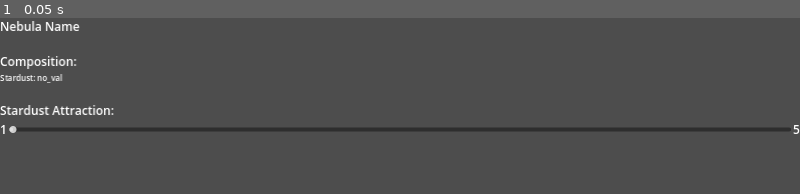
Above: before the commit, frame 1.
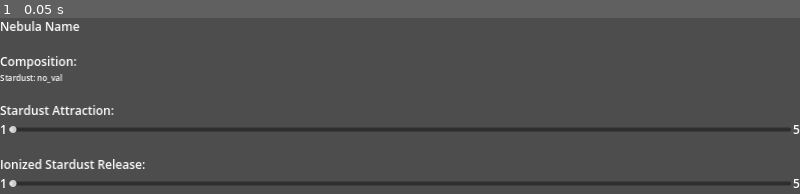
Above: after the commit, the same moment.

Repository: TheSiggs/Stardust
Game: Godot game, scene res://scenes/views/nebula/component/nebula/nebula.tscn
The game is run twice, just before and just after one commit, with the same random seed, the same clock (stepped at 60 frames per second) and the same inputs. This scene is started directly instead of the project's main scene.
Inputs:
- Up to frame 1 (0.05 s): no input

The runs differ from the first frame. In frame 1, 2.3% of the frame differs, in the area x 0-100%, y 80-97%.
Error before the commit: Invalid access to property or key 'given_name' on a base object of type 'Nil'. (res://scenes/views/nebula/component/nebula/compo_nebula.gd:28)
Error after the commit: Invalid access to property or key 'given_name' on a base object of type 'Nil'. (res://scenes/views/nebula/component/nebula/compo_nebula.gd:31)

Commit message:
New nebula features

Diff:
--- a/scenes/game/game.gd
+++ b/scenes/game/game.gd
@@ -30,5 +30,5 @@
 	SaveSystem.load_data()
 
 ## Save when timer timesout
-func _on_save_timer_timeout():
+func _on_save_timer_timeout() -> void:
 	SaveSystem.save_data()
--- a/scenes/game/game.tscn
+++ b/scenes/game/game.tscn
@@ -1,9 +1,10 @@
-[gd_scene load_steps=8 format=3 uid="uid://70bdm4hwnxyp"]
+[gd_scene load_steps=9 format=3 uid="uid://70bdm4hwnxyp"]
 
 [ext_resource type="Script" path="res://scenes/game/game.gd" id="1_58fwo"]
 [ext_resource type="Script" path="res://scripts/handlers/handler_stardust.gd" id="2_huqmh"]
 [ext_resource type="PackedScene" uid="uid://cyxyg16mba6d2" path="res://scenes/user_interface/user_interface.tscn" id="2_jwlu4"]
 [ext_resource type="Script" path="res://scripts/handlers/handler_consciousness_core.gd" id="3_m2omx"]
+[ext_resource type="Script" path="res://scripts/handlers/handler_ionized_stardust.gd" id="3_yi68p"]
 [ext_resource type="Script" path="res://scripts/handlers/handler_cc_upgrades.gd" id="4_rsv6m"]
 [ext_resource type="Script" path="res://scripts/handlers/handler_stardust_generator.gd" id="6_xifwb"]
 [ext_resource type="Script" path="res://scripts/handlers/handler_nebula.gd" id="7_ab2rm"]
@@ -13,6 +14,9 @@
 scene_user_interface = ExtResource("2_jwlu4")
 
 [node name="Handlers" type="Node" parent="."]
+
+[node name="IonizedStardust" type="Node" parent="Handlers"]
+script = ExtResource("3_yi68p")
 
 [node name="Stardust" type="Node" parent="Handlers"]
 script = ExtResource("2_huqmh")
--- /dev/null
+++ b/scenes/user_interface/ionized_stardust_label.gd
@@ -0,0 +1,17 @@
+class_name LabelIonizedStardust
+extends Label
+## Displays the current amount of Stardust
+
+## Connect signals
+func _ready() -> void:
+	update_text()
+	HandlerIonizedStardust.ref.ionized_stardust_created.connect(update_text)
+	HandlerIonizedStardust.ref.ionized_stardust_consumed.connect(update_text)
+
+## Updates stardust text
+func update_text(_qty : int = -1) -> void:
+	var ionized_stardust : int = HandlerIonizedStardust.ref.get_ionized_stardust()
+	if ionized_stardust:
+		text = "Ionized Stardust : %s" % ionized_stardust
+	else:
+		text = ""
--- a/scenes/user_interface/labels/startdust_label.gd
+++ b/scenes/user_interface/labels/startdust_label.gd
@@ -10,4 +10,8 @@
 
 ## Updates stardust text
 func update_text(_qty : int = -1) -> void:
-	text = "Stardust : %s" % HandlerStardust.ref.get_stardust()
+	var stardust : int = HandlerStardust.ref.get_stardust()
+	if stardust:
+		text = "Stardust Stardust : %s" % stardust
+	else:
+		text = ""
--- a/scenes/user_interface/user_interface.gd
+++ b/scenes/user_interface/user_interface.gd
@@ -24,5 +24,5 @@
 func _on_universe_link_pressed() -> void:
 	navigation_requested.emit(Views.UNIVERSE)
 
-func _on_nebula_link_pressed():
+func _on_nebula_link_pressed() -> void:
 	navigation_requested.emit(Views.NEBULA)
--- a/scenes/user_interface/user_interface.tscn
+++ b/scenes/user_interface/user_interface.tscn
@@ -1,9 +1,10 @@
-[gd_scene load_steps=8 format=3 uid="uid://cyxyg16mba6d2"]
+[gd_scene load_steps=9 format=3 uid="uid://cyxyg16mba6d2"]
 
 [ext_resource type="Script" path="res://scenes/user_interface/user_interface.gd" id="1_ydm26"]
 [ext_resource type="Script" path="res://scenes/user_interface/labels/consciousness_core_label.gd" id="2_euvkm"]
 [ext_resource type="Script" path="res://scenes/user_interface/nebula_link_button.gd" id="2_grh8v"]
 [ext_resource type="Script" path="res://scenes/user_interface/labels/startdust_label.gd" id="3_a1qx4"]
+[ext_resource type="Script" path="res://scenes/user_interface/ionized_stardust_label.gd" id="5_scdde"]
 [ext_resource type="PackedScene" uid="uid://dplnkbsvaogsg" path="res://scenes/views/consciousness_core/consciousness_core_view.tscn" id="7_0wvws"]
 [ext_resource type="PackedScene" uid="uid://b6hsowpnir5je" path="res://scenes/views/nebula/nebula_view.tscn" id="7_kywho"]
 [ext_resource type="PackedScene" uid="uid://y3cqwmnf8e4x" path="res://scenes/views/universe/universe_view.tscn" id="9_2qyo5"]
@@ -106,6 +107,11 @@
 text = "Stardust: 0"
 script = ExtResource("3_a1qx4")
 
+[node name="LabelIonizedStardust" type="Label" parent="HBoxContainer/LeftPanel/VBoxContainer/Resources/MarginContainer/VBoxContainer"]
+layout_mode = 2
+text = "Ionized Stardust : 0"
+script = ExtResource("5_scdde")
+
 [node name="MarginContainer" type="MarginContainer" parent="HBoxContainer"]
 layout_mode = 2
 theme_override_constants/margin_top = 16
--- a/scenes/views/nebula/component/nebula/compo_nebula.gd
+++ b/scenes/views/nebula/component/nebula/compo_nebula.gd
@@ -8,8 +8,11 @@
 ## References the label displaying the composition
 @export var label_composition : RichTextLabel
 
-## References the slider managing the consumption
-@export var consumption_slider : HSlider
+## References the slider managing the stardust attraction
+@export var attraction_slider : HSlider
+
+## References the slider manaing the ionized stardust release
+@export var release_slider : HSlider
 
 ## Reference the Nebula to display
 var nebula : Nebula
@@ -22,19 +25,33 @@
 func update_component() -> void:
 	update_label_name()
 	update_label_composition()
-	update_slider()
+	update_attraction_slider()
 
 func update_label_name() -> void:
 	label_name.text = nebula.given_name
 
 func update_label_composition() -> void:
-	var text = "Stardust: %s" % nebula.stardust
+	var text : String = "Stardust: %s" % nebula.stardust
+	if nebula.ionized_stardust:
+		text += "\nIonized Stardust: %s" % nebula.ionized_stardust
 	label_composition.text = text
 
-func update_slider() -> void:
-	consumption_slider.max_value = 5
-	consumption_slider.value = nebula.stardust_consumes
+func update_attraction_slider() -> void:
+	attraction_slider.min_value = HandlerNebula.ref.min_attraction_value
+	attraction_slider.max_value = HandlerNebula.ref.max_attraction_value
+	attraction_slider.value = nebula.attraction_value
+
+## Triggered when Attrcation slider changed
+func _on_attraction_slider_value_changed(value: float) -> void:
+	HandlerNebula.ref.update_nebula_stardust_attraction_value(nebula.data_index, int(value))
 
 
-func _on_h_slider_value_changed(value : float) -> void:
-	HandlerNebula.ref.update_nebula_stardust_consumption_value(nebula.data_index, int(value))
+func update_release_slider() -> void:
+	release_slider.min_value = HandlerNebula.ref.min_release_value
+	release_slider.max_value = HandlerNebula.ref.max_release_value
+	release_slider.value = nebula.release_value
+
+
+## Triggered when release slider value is changed
+func _on_release_slider_value_changed(value: float) -> void:
+	HandlerNebula.ref.update_nebula_release_value(nebula.data_index, int(value))
--- a/scenes/views/nebula/component/nebula/nebula.tscn
+++ b/scenes/views/nebula/component/nebula/nebula.tscn
@@ -2,7 +2,7 @@
 
 [ext_resource type="Script" path="res://scenes/views/nebula/component/nebula/compo_nebula.gd" id="1_xxs2k"]
 
-[node name="Nebula" type="VBoxContainer" node_paths=PackedStringArray("label_name", "label_composition", "consumption_slider")]
+[node name="Nebula" type="VBoxContainer" node_paths=PackedStringArray("label_name", "label_composition", "attraction_slider", "release_slider")]
 anchors_preset = 10
 anchor_right = 1.0
 offset_bottom = 125.0
@@ -11,7 +11,8 @@
 script = ExtResource("1_xxs2k")
 label_name = NodePath("NebulaName")
 label_composition = NodePath("MarginContainer2/VBoxContainer/MarginContainer/VBoxContainer/Compisition")
-consumption_slider = NodePath("MarginContainer2/VBoxContainer/Attraction Container/VBoxContainer/HBoxContainer/HSlider")
+attraction_slider = NodePath("MarginContainer2/VBoxContainer/StardustAttractionContainer/VBoxContainer/HBoxContainer/AttractionSlider")
+release_slider = NodePath("MarginContainer2/VBoxContainer/IonizedStardustReleasedContainer/VBoxContainer/HBoxContainer/ReleaseSlider")
 
 [node name="NebulaName" type="Label" parent="."]
 layout_mode = 2
@@ -50,26 +51,26 @@
 text = "Stardust: no_val"
 fit_content = true
 
-[node name="Attraction Container" type="MarginContainer" parent="MarginContainer2/VBoxContainer"]
+[node name="StardustAttractionContainer" type="MarginContainer" parent="MarginContainer2/VBoxContainer"]
 layout_mode = 2
 
-[node name="VBoxContainer" type="VBoxContainer" parent="MarginContainer2/VBoxContainer/Attraction Container"]
+[node name="VBoxContainer" type="VBoxContainer" parent="MarginContainer2/VBoxContainer/StardustAttractionContainer"]
 layout_mode = 2
 
-[node name="Label" type="Label" parent="MarginContainer2/VBoxContainer/Attraction Container/VBoxContainer"]
+[node name="Label" type="Label" parent="MarginContainer2/VBoxContainer/StardustAttractionContainer/VBoxContainer"]
 layout_mode = 2
 theme_type_variation = &"HeaderMedium"
 text = "Stardust Attraction:"
 
-[node name="HBoxContainer" type="HBoxContainer" parent="MarginContainer2/VBoxContainer/Attraction Container/VBoxContainer"]
+[node name="HBoxContainer" type="HBoxContainer" parent="MarginContainer2/VBoxContainer/StardustAttractionContainer/VBoxContainer"]
 layout_mode = 2
 
-[node name="Min" type="Label" parent="MarginContainer2/VBoxContainer/Attraction Container/VBoxContainer/HBoxContainer"]
+[node name="Min" type="Label" parent="MarginContainer2/VBoxContainer/StardustAttractionContainer/VBoxContainer/HBoxContainer"]
 layout_mode = 2
 theme_type_variation = &"HeaderMedium"
 text = "1"
 
-[node name="HSlider" type="HSlider" parent="MarginContainer2/VBoxContainer/Attraction Container/VBoxContainer/HBoxContainer"]
+[node name="AttractionSlider" type="HSlider" parent="MarginContainer2/VBoxContainer/StardustAttractionContainer/VBoxContainer/HBoxContainer"]
 layout_mode = 2
 size_flags_horizontal = 3
 size_flags_vertical = 4
@@ -78,9 +79,44 @@
 value = 1.0
 scrollable = false
 
-[node name="Max" type="Label" parent="MarginContainer2/VBoxContainer/Attraction Container/VBoxContainer/HBoxContainer"]
+[node name="Max" type="Label" parent="MarginContainer2/VBoxContainer/StardustAttractionContainer/VBoxContainer/HBoxContainer"]
 layout_mode = 2
 theme_type_variation = &"HeaderMedium"
 text = "5"
 
-[connection signal="value_changed" from="MarginContainer2/VBoxContainer/Attraction Container/VBoxContainer/HBoxContainer/HSlider" to="." method="_on_h_slider_value_changed"]
+[node name="IonizedStardustReleasedContainer" type="MarginContainer" parent="MarginContainer2/VBoxContainer"]
+layout_mode = 2
+theme_override_constants/margin_top = 32
+
+[node name="VBoxContainer" type="VBoxContainer" parent="MarginContainer2/VBoxContainer/IonizedStardustReleasedContainer"]
+layout_mode = 2
+
+[node name="Label" type="Label" parent="MarginContainer2/VBoxContainer/IonizedStardustReleasedContainer/VBoxContainer"]
+layout_mode = 2
+theme_type_variation = &"HeaderMedium"
+text = "Ionized Stardust Release:"
+
+[node name="HBoxContainer" type="HBoxContainer" parent="MarginContainer2/VBoxContainer/IonizedStardustReleasedContainer/VBoxContainer"]
+layout_mode = 2
+
+[node name="Min" type="Label" parent="MarginContainer2/VBoxContainer/IonizedStardustReleasedContainer/VBoxContainer/HBoxContainer"]
+layout_mode = 2
+theme_type_variation = &"HeaderMedium"
+text = "1"
+
+[node name="ReleaseSlider" type="HSlider" parent="MarginContainer2/VBoxContainer/IonizedStardustReleasedContainer/VBoxContainer/HBoxContainer"]
+layout_mode = 2
+size_flags_horizontal = 3
+size_flags_vertical = 4
+min_value = 1.0
+max_value = 5.0
+value = 1.0
+scrollable = false
+
+[node name="Max" type="Label" parent="MarginContainer2/VBoxContainer/IonizedStardustReleasedContainer/VBoxContainer/HBoxContainer"]
+layout_mode = 2
+theme_type_variation = &"HeaderMedium"
+text = "5"
+
+[connection signal="value_changed" from="MarginContainer2/VBoxContainer/StardustAttractionContainer/VBoxContainer/HBoxContainer/AttractionSlider" to="." method="_on_attraction_slider_value_changed"]
+[connection signal="value_changed" from="MarginContainer2/VBoxContainer/IonizedStardustReleasedContainer/VBoxContainer/HBoxContainer/ReleaseSlider" to="." method="_on_release_slider_value_changed"]
--- a/scripts/abstracts/nebula.gd
+++ b/scripts/abstracts/nebula.gd
@@ -8,18 +8,81 @@
 var given_name : String = "Unnamed Nebula"
 ## Amount of stardust inside nebula
 var stardust : int = 0
-## How much the nebula will consume per second
-var stardust_consumes : int = 1
+
 ## Index of the nebula data
 var data_index : int = -1
 
+## Ionized stardust
+var ionized_stardust : int = 0
+
+## How much stardust the nebula will attract per second
+var attraction_value : int = 1
+
+## Amount of ionized stardust being released
+var release_value : int = 1
+
 ## Tries to consume stardust
-func _on_consume_stardust() -> void:
-	var error : Error = HandlerStardust.ref.consume_stardust(stardust_consumes)
+func attract_stardust() -> void:
+	var error : Error = HandlerStardust.ref.consume_stardust(attraction_value)
 	if error:
 		return
 
-	stardust += stardust_consumes
+	stardust += attraction_value
 	Game.ref.data.nebula[data_index].stardust = stardust
 
 	composition_updated.emit()
+
+
+## Transforms stardust into Ionized Stardust
+func refine_stardust() -> void:
+	if stardust >= 25:
+		var error : Error = consume_stardust(3)
+		if error:
+			return
+
+		const ionized_stardust_to_create : int = 2
+
+		ionized_stardust += ionized_stardust_to_create
+		Game.ref.data.universe.ionized_stardust += ionized_stardust_to_create
+		Game.ref.data.nebula[data_index].ionized_stardust = ionized_stardust
+
+		composition_updated.emit()
+
+
+## Tries to consume stardust
+func consume_stardust(qty: int) -> Error:
+	if stardust >= qty:
+		stardust -= qty
+		Game.ref.data.nebula[data_index].stardust = stardust
+		return Error.OK
+	return Error.FAILED
+
+## Tries to consume ionized stardust
+func consume_ionized_stardust(qty: int) -> Error:
+	if ionized_stardust >= qty:
+		ionized_stardust -= qty
+		Game.ref.data.nebula[data_index].ionized_stardust = ionized_stardust
+		return Error.OK
+	return Error.FAILED
+
+
+## Consume ionized stardust from the nebula to release
+func release_ionized_stardust() -> void:
+	var qty : int = -1
+
+	if release_value > ionized_stardust:
+		qty = ionized_stardust
+	else:
+		qty = release_value
+
+	var error : Error = consume_ionized_stardust(qty)
+	if error:
+		return
+
+	HandlerIonizedStardust.ref.create_ionized_stardust(qty)
+
+## Triggered when the Nebula timer times-out
+func _on_nebula_timer_timeout() -> void:
+	attract_stardust()
+	refine_stardust()
+	release_ionized_stardust()
--- a/scripts/data/data.gd
+++ b/scripts/data/data.gd
@@ -8,6 +8,9 @@
 ## Current amount of consciousness cores available
 @export var consciousness_core : int = 100
 
+## Current amount of ionized stardust
+@export var ionized_stardust : int = 0
+
 ## Contains CCUpgrade data
 @export var cc_upgrades : DataCCUpgrades = DataCCUpgrades.new()
 
--- a/scripts/data/data_nebula.gd
+++ b/scripts/data/data_nebula.gd
@@ -6,5 +6,11 @@
 @export var name : String
 ## Amount of stardust which makes up the nebula
 @export var stardust : int
-## Amount of stardust consumed per second
-@export var stardust_consumes : int
+
+## Amoutn fo ionized stardust in the nebula
+@export var ionized_stardust : int
+
+## Amount of stardust being attracted
+@export var attraction_value : int
+## Amount of ionized stardust being released
+@export var release_value : int
--- a/scripts/data/data_universe.gd
+++ b/scripts/data/data_universe.gd
@@ -5,6 +5,9 @@
 ## Total amount of stardust created in this universe
 @export var stardust : int = 0
 
+## Total amount of ionized stardust created in this universe
+@export var ionized_stardust : int = 0
+
 ## Total amount of CC in the universe
 @export var consciousness_core : int = 0
 
--- /dev/null
+++ b/scripts/handlers/handler_ionized_stardust.gd
@@ -0,0 +1,41 @@
+class_name HandlerIonizedStardust
+extends Node
+## Manage Ionized Stardust
+
+## Singleton reference
+static var ref : HandlerIonizedStardust
+
+## Singleton check
+func _singleton_check() -> void:
+	if not ref:
+		ref = self
+		return
+	queue_free()
+
+## Game initialization
+func _enter_tree() -> void:
+	_singleton_check()
+
+# ------------------------------------------
+
+signal ionized_stardust_created(qty : int)
+signal ionized_stardust_consumed(qty : int)
+
+## Gets ionized stardust amount
+func get_ionized_stardust() -> int:
+	return Game.ref.data.ionized_stardust
+
+## Add ionized stardust
+func create_ionized_stardust(qty : int) -> void:
+	Game.ref.data.ionized_stardust += qty
+
+	ionized_stardust_created.emit(qty)
+
+## Remove ionized stardust
+func consume_ionized_stardust(qty : int) -> Error:
+	if qty > Game.ref.data.ionized_stardust:
+		return Error.FAILED
+
+	Game.ref.data.ionized_stardust -= qty
+	ionized_stardust_consumed.emit(qty)
+	return Error.OK
--- a/scripts/handlers/handler_nebula.gd
+++ b/scripts/handlers/handler_nebula.gd
@@ -29,6 +29,16 @@
 ## Maximum amount of nebulas which can exist
 var max_nebula_count : int = 1
 
+## Nebula Minimum attraction value
+var min_attraction_value : int = 1
+## Nebula Maximum attraction value
+var max_attraction_value : int = 5
+
+## Nebula Minimum release value
+var min_release_value : int = 1
+## Nebula Maximum release value
+var max_release_value : int = 5
+
 ## load nebula
 func _ready() -> void:
 	pass
@@ -43,10 +53,12 @@
 		var new_nebula : Nebula = Nebula.new()
 		new_nebula.given_name = _nebula.name
 		new_nebula.stardust = _nebula.stardust
-		new_nebula.stardust_consumes = _nebula.stardust_consumes
+		new_nebula.ionized_stardust = _nebula.ionized_stardust
+		new_nebula.attraction_value = _nebula.attraction_value
+		new_nebula.release_value = _nebula.release_value
 		new_nebula.data_index = index
 
-		timer.timeout.connect(new_nebula._on_consume_stardust)
+		timer.timeout.connect(new_nebula._on_nebula_timer_timeout)
 
 		nebula.append(new_nebula)
 		index += 1
@@ -64,20 +76,26 @@
 	var new_nebula : Nebula = Nebula.new()
 	new_nebula.data_index = nebula.size()
 
-	timer.timeout.connect(new_nebula._on_consume_stardust)
+	timer.timeout.connect(new_nebula._on_nebula_timer_timeout)
 	nebula.append(new_nebula)
 
 	var data_nebula : DataNebula = DataNebula.new()
 	data_nebula.name = new_nebula.given_name
 	data_nebula.stardust = new_nebula.stardust
-	data_nebula.stardust_consumes = new_nebula.stardust_consumes
+	data_nebula.attraction_value = new_nebula.attraction_value
 	Game.ref.data.nebula.append(data_nebula)
 
 	nebula_created.emit()
 	return Error.OK
 
 
-## Updates the stardust consumption value of a single Nebula
-func update_nebula_stardust_consumption_value(index : int, value : int) -> void:
-	nebula[index].stardust_consumes = value
-	Game.ref.data.nebula[index].stardust_consumes = value
+## Updates the stardust attraction value of a single Nebula
+func update_nebula_stardust_attraction_value(index : int, value : int) -> void:
+	nebula[index].attraction_value = value
+	Game.ref.data.nebula[index].attraction_value = value
+
+
+## Updates the ionized stardust release value of a single Nebula
+func update_nebula_release_value(index : int, value : int) -> void:
+	nebula[index].release_value = value
+	Game.ref.data.nebula[index].release_value = value
